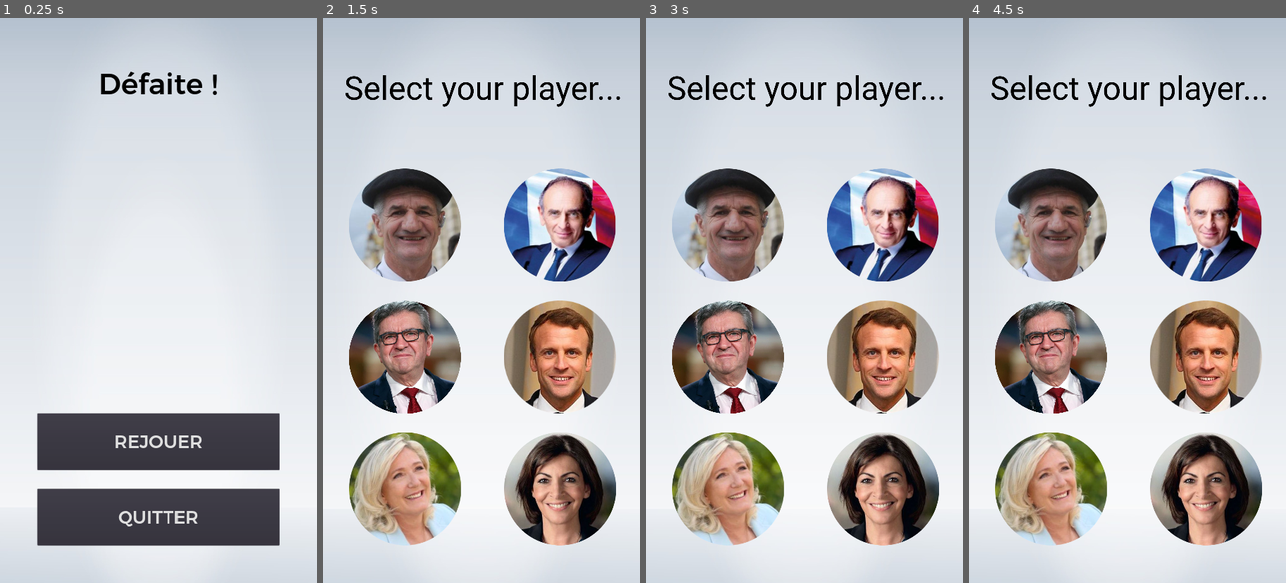
Above: before the commit, frames 1-4 (left to right).
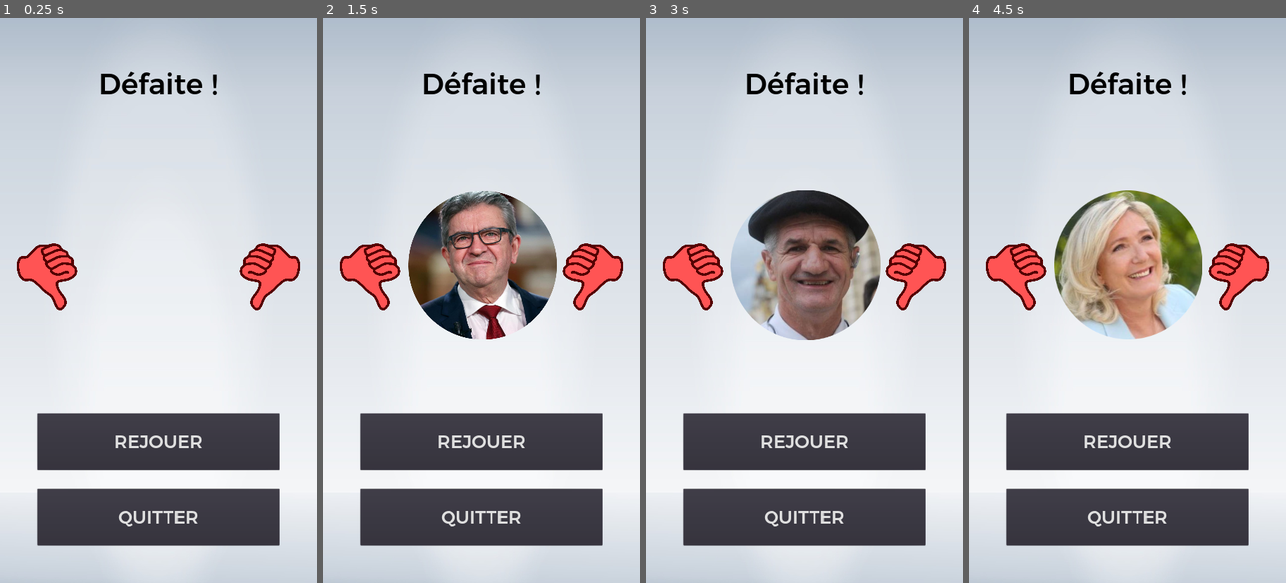
Above: after the commit, the same moments.

Repository: Invendi92/2022Francewide-war
Game: Godot game, scene res://end/end.tscn
Two runs of this game, one before a commit and one after it. Both use one fixed random seed, a clock stepped at 60 frames per second and the inputs below.
Inputs (mouse positions are in pixels of both pictures, inside the frame that each line leads up to):
- Up to frame 1 (0.25 s): no input
- Up to frame 2 (1.5 s): click "REJOUER" at 0.5 s; click (405, 357) at 1.25 s
- Up to frame 3 (3 s): click (804, 441) at 2 s, where only the run after the commit has a clickable "REJOUER"; click (728, 227) at 2.75 s
- Up to frame 4 (4.5 s): click (1127, 441) at 3.5 s, where only the run after the commit has a clickable "REJOUER"; click (1051, 486) at 4.25 s

The runs differ from the first frame. In frame 1, 2.5% of the frame differs, in the area x 5-95%, y 39-52%; in frame 2, 48%; in frame 3, 48%, in the area x 5-95%, y 9-100%; in frame 4, 48%.

Commit message:
[ADD]: end of the game finished and menu also

Diff:
--- a/menu/ButtonLepen.gd
+++ b/end/DefeatControl.gd
@@ -1,4 +1,4 @@
-extends TextureButton
+extends Control
 
 
 # Declare member variables here. Examples:
@@ -8,8 +8,8 @@
 
 # Called when the node enters the scene tree for the first time.
 func _ready():
-	var button = Button.new()
-	button.connect("button_down", Control, "_set_lepen")
+	if Options.victory == false:
+		visible = true
 
 
 # Called every frame. 'delta' is the elapsed time since the previous frame.
--- a/end/DefeatLabel.gd
+++ /dev/null
@@ -1,17 +0,0 @@
-extends Label
-
-
-# Declare member variables here. Examples:
-# var a = 2
-# var b = "text"
-
-
-# Called when the node enters the scene tree for the first time.
-func _ready():
-	if Options.victory == false:
-		visible = true
-
-
-# Called every frame. 'delta' is the elapsed time since the previous frame.
-#func _process(delta):
-#	pass
--- /dev/null
+++ b/end/PoliticControl.gd
@@ -0,0 +1,34 @@
+extends Control
+
+
+# Declare member variables here. Examples:
+# var a = 2
+# var b = "text"
+
+
+# Called when the node enters the scene tree for the first time.
+func _ready():
+	if Options.selected == "melanchon":
+		get_node("Melanchon").visible = true
+
+	if Options.selected == "macron":
+		get_node("Macron").visible = true
+
+	if Options.selected == "zemmour":
+		get_node("Zemmour").visible = true
+
+	if Options.selected == "hidalgo":
+		get_node("Hidalgo").visible = true
+
+	if Options.selected == "lepen":
+		get_node("Lepen").visible = true
+
+	if Options.selected == "lassalle":
+		get_node("Lassalle").visible = true
+
+
+
+
+# Called every frame. 'delta' is the elapsed time since the previous frame.
+#func _process(delta):
+#	pass
--- a/menu/ButtonHidalgo.gd
+++ b/end/VictoryControl.gd
@@ -1,4 +1,4 @@
-extends TextureButton
+extends Control
 
 
 # Declare member variables here. Examples:
@@ -8,8 +8,8 @@
 
 # Called when the node enters the scene tree for the first time.
 func _ready():
-	var button = Button.new()
-	button.connect("button_down", Control, "_set_hidalgo")
+	if Options.victory == true:
+		visible = true
 
 
 # Called every frame. 'delta' is the elapsed time since the previous frame.
--- a/end/VictoryLabel.gd
+++ /dev/null
@@ -1,17 +0,0 @@
-extends Label
-
-
-# Declare member variables here. Examples:
-# var a = 2
-# var b = "text"
-
-
-# Called when the node enters the scene tree for the first time.
-func _ready():
-	if Options.victory == true:
-		visible = true
-
-
-# Called every frame. 'delta' is the elapsed time since the previous frame.
-#func _process(delta):
-#	pass
--- a/end/end.tscn
+++ b/end/end.tscn
@@ -1,10 +1,19 @@
-[gd_scene load_steps=8 format=2]
+[gd_scene load_steps=17 format=2]
 
 [ext_resource path="res://visuals/fonts/montserrat/Montserrat-Medium.otf" type="DynamicFontData" id=1]
 [ext_resource path="res://menu/menu_background.jpg" type="Texture" id=2]
+[ext_resource path="res://end/VictoryControl.gd" type="Script" id=3]
 [ext_resource path="res://end/Control.gd" type="Script" id=4]
-[ext_resource path="res://end/VictoryLabel.gd" type="Script" id=6]
-[ext_resource path="res://end/DefeatLabel.gd" type="Script" id=7]
+[ext_resource path="res://end/DefeatControl.gd" type="Script" id=5]
+[ext_resource path="res://end/PoliticControl.gd" type="Script" id=6]
+[ext_resource path="res://icon.png" type="Texture" id=7]
+[ext_resource path="res://menu/JL_Mélanchon-modified.png" type="Texture" id=8]
+[ext_resource path="res://menu/Eric_Zemmour-modified.png" type="Texture" id=9]
+[ext_resource path="res://menu/Marine_Lepen-modified.png" type="Texture" id=10]
+[ext_resource path="res://menu/Emmanuel_Macron-modified.png" type="Texture" id=11]
+[ext_resource path="res://menu/Anne_Hidalgo-modified.png" type="Texture" id=12]
+[ext_resource path="res://menu/Jean_Lassalle-modified.png" type="Texture" id=13]
+[ext_resource path="res://menu/dislike.png" type="Texture" id=14]
 
 [sub_resource type="DynamicFont" id=1]
 size = 64
@@ -18,9 +27,53 @@
 [node name="Node2D" type="Node2D"]
 
 [node name="MenuBackground" type="Sprite" parent="."]
-position = Vector2( 544, 964 )
-scale = Vector2( 0.9375, 2.57 )
+position = Vector2( 540, 960 )
+scale = Vector2( 0.84375, 2.4 )
 texture = ExtResource( 2 )
+
+[node name="PoliticControl" type="Control" parent="."]
+margin_right = 40.0
+margin_bottom = 40.0
+script = ExtResource( 6 )
+__meta__ = {
+"_edit_use_anchors_": false
+}
+
+[node name="Hidalgo" type="Sprite" parent="PoliticControl"]
+visible = false
+position = Vector2( 544, 844 )
+scale = Vector2( 1.28497, 1.28497 )
+texture = ExtResource( 12 )
+
+[node name="Macron" type="Sprite" parent="PoliticControl"]
+visible = false
+position = Vector2( 544, 840 )
+scale = Vector2( 2.27179, 2.27179 )
+texture = ExtResource( 11 )
+
+[node name="Zemmour" type="Sprite" parent="PoliticControl"]
+visible = false
+position = Vector2( 544, 840 )
+scale = Vector2( 1.52266, 1.52266 )
+texture = ExtResource( 9 )
+
+[node name="Melanchon" type="Sprite" parent="PoliticControl"]
+visible = false
+position = Vector2( 544, 840 )
+scale = Vector2( 0.666667, 0.666667 )
+texture = ExtResource( 8 )
+
+[node name="Lepen" type="Sprite" parent="PoliticControl"]
+visible = false
+position = Vector2( 543.188, 839.188 )
+scale = Vector2( 1.77412, 1.77412 )
+texture = ExtResource( 10 )
+
+[node name="Lassalle" type="Sprite" parent="PoliticControl"]
+visible = false
+position = Vector2( 544, 840 )
+scale = Vector2( 1.39617, 1.39617 )
+texture = ExtResource( 13 )
 
 [node name="Control" type="Control" parent="."]
 margin_right = 40.0
@@ -52,8 +105,21 @@
 "_edit_use_anchors_": false
 }
 
-[node name="VictoryLabel" type="Label" parent="."]
+[node name="VictoryControl" type="Control" parent="."]
 visible = false
+margin_right = 40.0
+margin_bottom = 40.0
+script = ExtResource( 3 )
+__meta__ = {
+"_edit_use_anchors_": false
+}
+
+[node name="Crown" type="Sprite" parent="VictoryControl"]
+position = Vector2( 544, 576 )
+scale = Vector2( 0.152729, 0.152729 )
+texture = ExtResource( 7 )
+
+[node name="VictoryLabel" type="Label" parent="VictoryControl"]
 margin_top = 64.0
 margin_right = 1080.0
 margin_bottom = 384.0
@@ -62,13 +128,25 @@
 text = "Victoire !"
 align = 1
 valign = 1
-script = ExtResource( 6 )
 __meta__ = {
 "_edit_use_anchors_": false
 }
 
-[node name="DefeatLabel" type="Label" parent="."]
+[node name="DefeatControl" type="Control" parent="."]
 visible = false
+margin_right = 40.0
+margin_bottom = 40.0
+script = ExtResource( 5 )
+__meta__ = {
+"_edit_use_anchors_": false
+}
+
+[node name="Dislike" type="Sprite" parent="DefeatControl"]
+position = Vector2( 920, 880 )
+scale = Vector2( 0.315951, 0.315951 )
+texture = ExtResource( 14 )
+
+[node name="DefeatLabel" type="Label" parent="DefeatControl"]
 margin_top = 64.0
 margin_right = 1080.0
 margin_bottom = 384.0
@@ -77,10 +155,14 @@
 text = "Défaite !"
 align = 1
 valign = 1
-script = ExtResource( 7 )
 __meta__ = {
 "_edit_use_anchors_": false
 }
 
+[node name="Dislike2" type="Sprite" parent="DefeatControl"]
+position = Vector2( 160, 880 )
+scale = Vector2( -0.316, 0.316 )
+texture = ExtResource( 14 )
+
 [connection signal="pressed" from="Control/ButtonReplay" to="Control" method="_on_ButtonReplay_pressed"]
 [connection signal="pressed" from="Control/ButtonQuit" to="Control" method="_on_ButtonQuit_pressed"]
--- a/menu/ButtonLassalle.gd
+++ /dev/null
@@ -1,17 +0,0 @@
-extends TextureButton
-
-
-# Declare member variables here. Examples:
-# var a = 2
-# var b = "text"
-
-
-# Called when the node enters the scene tree for the first time.
-func _ready():
-	var button = Button.new()
-	button.connect("button_down", Control, "_set_lassalle")
-
-
-# Called every frame. 'delta' is the elapsed time since the previous frame.
-#func _process(delta):
-#	pass
--- a/menu/ButtonMacron.gd
+++ /dev/null
@@ -1,17 +0,0 @@
-extends TextureButton
-
-
-# Declare member variables here. Examples:
-# var a = 2
-# var b = "text"
-
-
-# Called when the node enters the scene tree for the first time.
-func _ready():
-	var button = Button.new()
-	button.connect("button_down", Control, "_set_macron")
-
-
-# Called every frame. 'delta' is the elapsed time since the previous frame.
-#func _process(delta):
-#	pass
--- a/menu/ButtonMelanchon.gd
+++ /dev/null
@@ -1,12 +0,0 @@
-extends TextureButton
-
-
-# Declare member variables here. Examples:
-# var a = 2
-# var b = "text"
-
-
-# Called when the node enters the scene tree for the first time.
-func _ready():
-	var button = Button.new()
-	button.connect("button_down", Control, "_set_melanchon")
--- a/menu/ButtonZemmour.gd
+++ /dev/null
@@ -1,17 +0,0 @@
-extends TextureButton
-
-
-# Declare member variables here. Examples:
-# var a = 2
-# var b = "text"
-
-
-# Called when the node enters the scene tree for the first time.
-func _ready():
-	var button = Button.new()
-	button.connect("button_down", Control, "_set_zemmour")
-
-
-# Called every frame. 'delta' is the elapsed time since the previous frame.
-#func _process(delta):
-#	pass
--- a/menu/Control.gd
+++ b/menu/Control.gd
@@ -5,31 +5,33 @@
 # var a = 2
 # var b = "text"
 
-
-var selected = ""
-
 # Called when the node enters the scene tree for the first time.
 func _ready():
 	pass # Replace with function body.
 
-func _select_melanchon():
+func _go_next():
+	get_tree().change_scene("res://end/end.tscn")
+
+func _on_ButtonMelanchon_pressed():
 	Options.selected = "melanchon"
+	_go_next()
 
-func _select_lassalle():
+func _on_ButtonLassalle_pressed():
 	Options.selected = "lassalle"
+	_go_next()
 
-func _select_lepen():
+func _on_ButtonLepen_pressed():
 	Options.selected = "lepen"
+	_go_next()
 
-func _select_zemmour():
+func _on_ButtonZemmour_pressed():
 	Options.selected = "zemmour"
+	_go_next()
 
-func _select_hidalgo():
+func _on_ButtonMacron_pressed():
+	Options.selected = "macron"
+	_go_next()
+
+func _on_ButtonHidalgo_pressed():
 	Options.selected = "hidalgo"
-
-func _select_macron():
-	Options.selected = "macron"
-
-# Called every frame. 'delta' is the elapsed time since the previous frame.
-#func _process(delta):
-#	pass
+	_go_next()
--- a/menu/menu.tscn
+++ b/menu/menu.tscn
@@ -9,18 +9,12 @@
 [ext_resource path="res://menu/Anne_Hidalgo-modified.png" type="Texture" id=7]
 [ext_resource path="res://menu/Emmanuel_Macron-modified.png" type="Texture" id=8]
 [ext_resource path="res://menu/Control.gd" type="Script" id=9]
-[ext_resource path="res://menu/ButtonMelanchon.gd" type="Script" id=10]
-[ext_resource path="res://menu/ButtonLassalle.gd" type="Script" id=11]
-[ext_resource path="res://menu/ButtonLepen.gd" type="Script" id=12]
-[ext_resource path="res://menu/ButtonZemmour.gd" type="Script" id=13]
-[ext_resource path="res://menu/ButtonHidalgo.gd" type="Script" id=14]
-[ext_resource path="res://menu/ButtonMacron.gd" type="Script" id=15]
 
 [node name="menu" type="Node2D"]
 
 [node name="MenuBackground" type="Sprite" parent="."]
-position = Vector2( 532, 963.25 )
-scale = Vector2( 1.05625, 2.59187 )
+position = Vector2( 540, 960 )
+scale = Vector2( 0.84375, 2.4 )
 texture = ExtResource( 1 )
 
 [node name="SelectYourPlayer" type="Sprite" parent="."]
@@ -44,7 +38,6 @@
 rect_pivot_offset = Vector2( 183, 280 )
 texture_normal = ExtResource( 2 )
 expand = true
-script = ExtResource( 10 )
 __meta__ = {
 "_edit_use_anchors_": false
 }
@@ -57,7 +50,6 @@
 rect_pivot_offset = Vector2( 183, 280 )
 texture_normal = ExtResource( 6 )
 expand = true
-script = ExtResource( 11 )
 __meta__ = {
 "_edit_use_anchors_": false
 }
@@ -70,7 +62,6 @@
 rect_pivot_offset = Vector2( 183, 280 )
 texture_normal = ExtResource( 5 )
 expand = true
-script = ExtResource( 12 )
 __meta__ = {
 "_edit_use_anchors_": false
 }
@@ -83,7 +74,6 @@
 rect_pivot_offset = Vector2( 183, 280 )
 texture_normal = ExtResource( 3 )
 expand = true
-script = ExtResource( 13 )
 __meta__ = {
 "_edit_use_anchors_": false
 }
@@ -96,7 +86,6 @@
 rect_pivot_offset = Vector2( 183, 280 )
 texture_normal = ExtResource( 7 )
 expand = true
-script = ExtResource( 14 )
 __meta__ = {
 "_edit_use_anchors_": false
 }
@@ -109,7 +98,13 @@
 rect_pivot_offset = Vector2( 183, 280 )
 texture_normal = ExtResource( 8 )
 expand = true
-script = ExtResource( 15 )
 __meta__ = {
 "_edit_use_anchors_": false
 }
+
+[connection signal="pressed" from="Control/ButtonMelanchon" to="Control" method="_on_ButtonMelanchon_pressed"]
+[connection signal="pressed" from="Control/ButtonLassalle" to="Control" method="_on_ButtonLassalle_pressed"]
+[connection signal="pressed" from="Control/ButtonLepen" to="Control" method="_on_ButtonLepen_pressed"]
+[connection signal="pressed" from="Control/ButtonZemmour" to="Control" method="_on_ButtonZemmour_pressed"]
+[connection signal="pressed" from="Control/ButtonHidalgo" to="Control" method="_on_ButtonHidalgo_pressed"]
+[connection signal="pressed" from="Control/ButtonMacron" to="Control" method="_on_ButtonMacron_pressed"]
Binary file added: menu/dislike.png
Not shown, added: menu/dislike.png.import
Not shown: 1 places in menu/menu.tscn that only renumber resources
